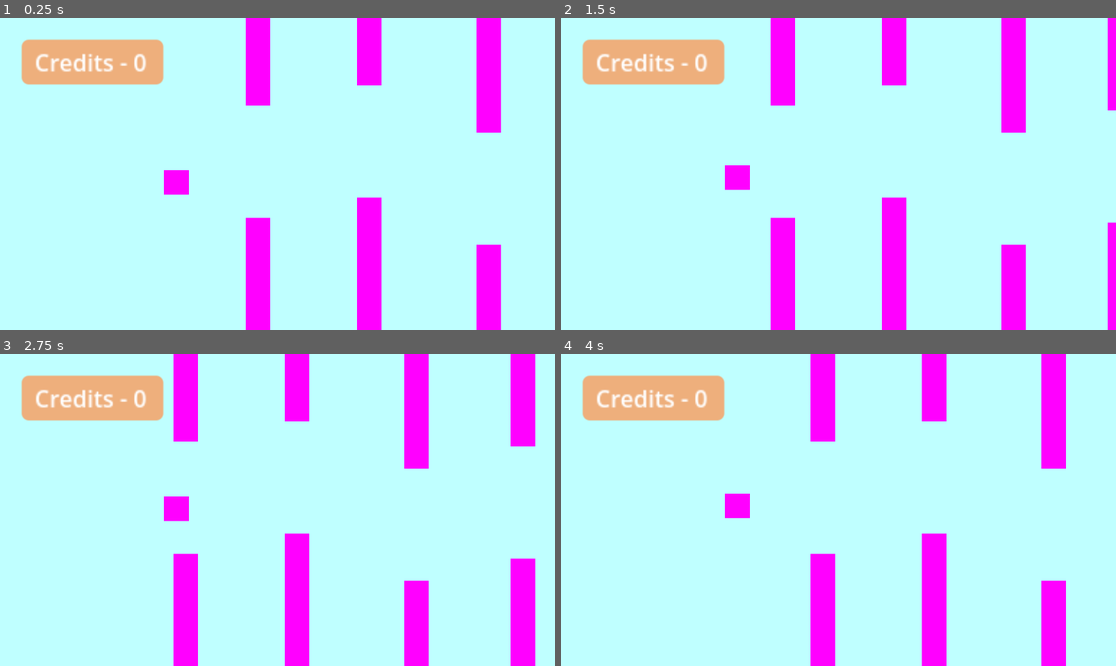
Above: before the commit, frames 1-4 (two rows, left to right).
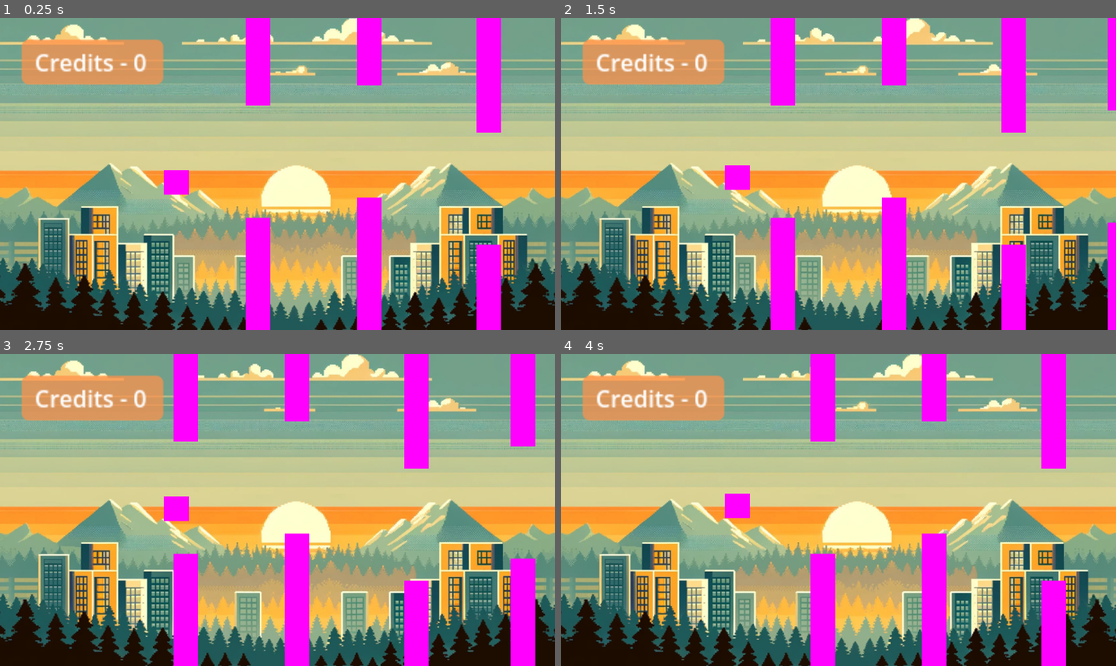
Above: after the commit, the same moments.

Repository: TenPetr/po-final-project
Game: Godot game, scene res://world.tscn
Two runs of this game, one before a commit and one after it. Both use one fixed random seed, a clock stepped at 60 frames per second and the inputs below.
Inputs:
- Up to frame 1 (0.25 s): no input
- Up to frame 2 (1.5 s): tap Space (FLAP) at 0.77, 1.07 s
- Up to frame 3 (2.75 s): tap Space (FLAP) at 1.52, 1.82 s
- Up to frame 4 (4 s): tap Space (FLAP) at 3.02, 3.32, 3.77 s

The runs differ from the first frame. In frame 1, 91% of the frame differs, in the area x 0-100%, y 0-100%; in frame 2, 90%; in frame 3, 88%; in frame 4, 91%.

Commit message:
Add parallex background

Diff:
--- a/world.tscn
+++ b/world.tscn
@@ -2,8 +2,7 @@
 
 [ext_resource type="Script" path="res://Player.gd" id="1_amjm2"]
 [ext_resource type="PackedScene" uid="uid://brg7m8ll1ukxl" path="res://wallnode.tscn" id="2_u1trt"]
-
-[sub_resource type="CanvasTexture" id="CanvasTexture_yxxgh"]
+[ext_resource type="Texture2D" uid="uid://b5yu068n6khwi" path="res://assets/background.jpg" id="3_ogixm"]
 
 [sub_resource type="RectangleShape2D" id="RectangleShape2D_1eo1n"]
 
@@ -22,12 +21,8 @@
 
 [node name="World" type="Node2D"]
 
-[node name="Sprite2D" type="Sprite2D" parent="."]
-modulate = Color(0.74902, 1, 1, 1)
-scale = Vector2(100000, 100000)
-texture = SubResource("CanvasTexture_yxxgh")
-
 [node name="PlayerNode" type="Node2D" parent="."]
+z_index = 1
 position = Vector2(-2099, -305)
 
 [node name="Player" type="CharacterBody2D" parent="PlayerNode"]
@@ -80,6 +75,15 @@
 theme_override_colors/default_color = Color(1, 1, 1, 1)
 text = "Credits - 0"
 
+[node name="Background" type="ParallaxBackground" parent="."]
+
+[node name="ParallaxLayer" type="ParallaxLayer" parent="Background"]
+
+[node name="Sprite2D" type="Sprite2D" parent="Background/ParallaxLayer"]
+position = Vector2(27.4993, -28.0001)
+scale = Vector2(9.48047, 9.70556)
+texture = ExtResource("3_ogixm")
+
 [connection signal="area_exited" from="PlayerNode/Player/Detect" to="PlayerNode/Player" method="_on_detect_area_exited"]
 [connection signal="body_entered" from="PlayerNode/Player/Detect" to="PlayerNode/Player" method="_on_detect_body_entered"]
 [connection signal="body_entered" from="PlayerNode/Player/Resetter" to="PlayerNode/Player" method="_on_resetter_body_entered"]
Binary file added: assets/background.jpg
